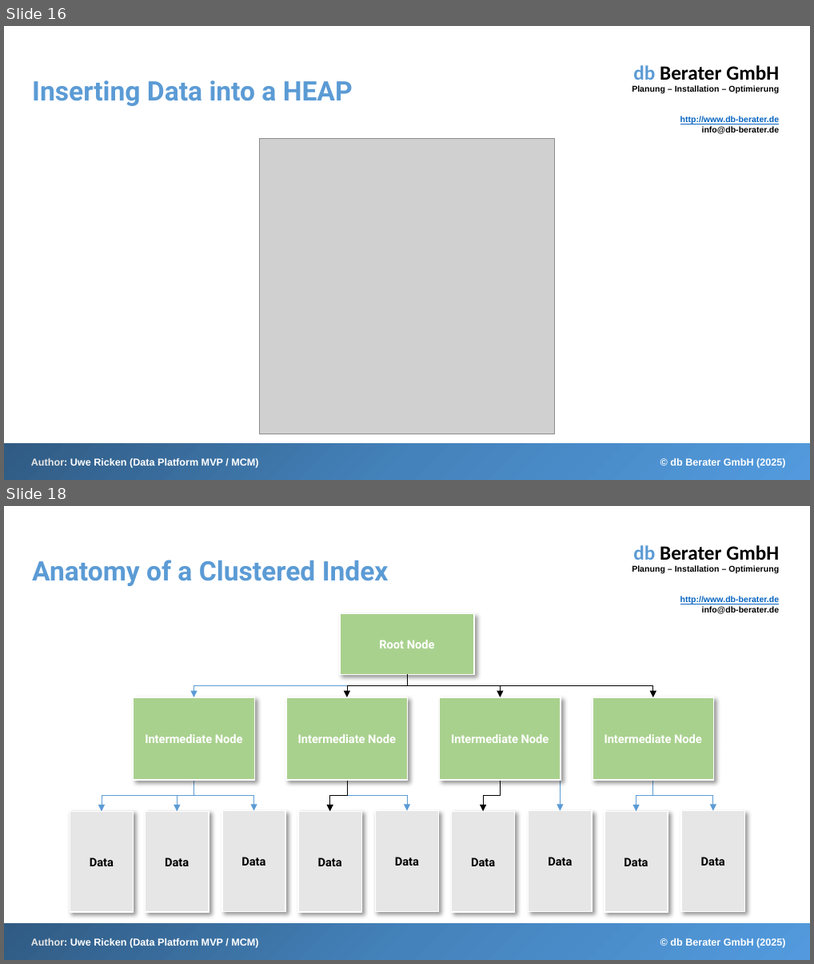
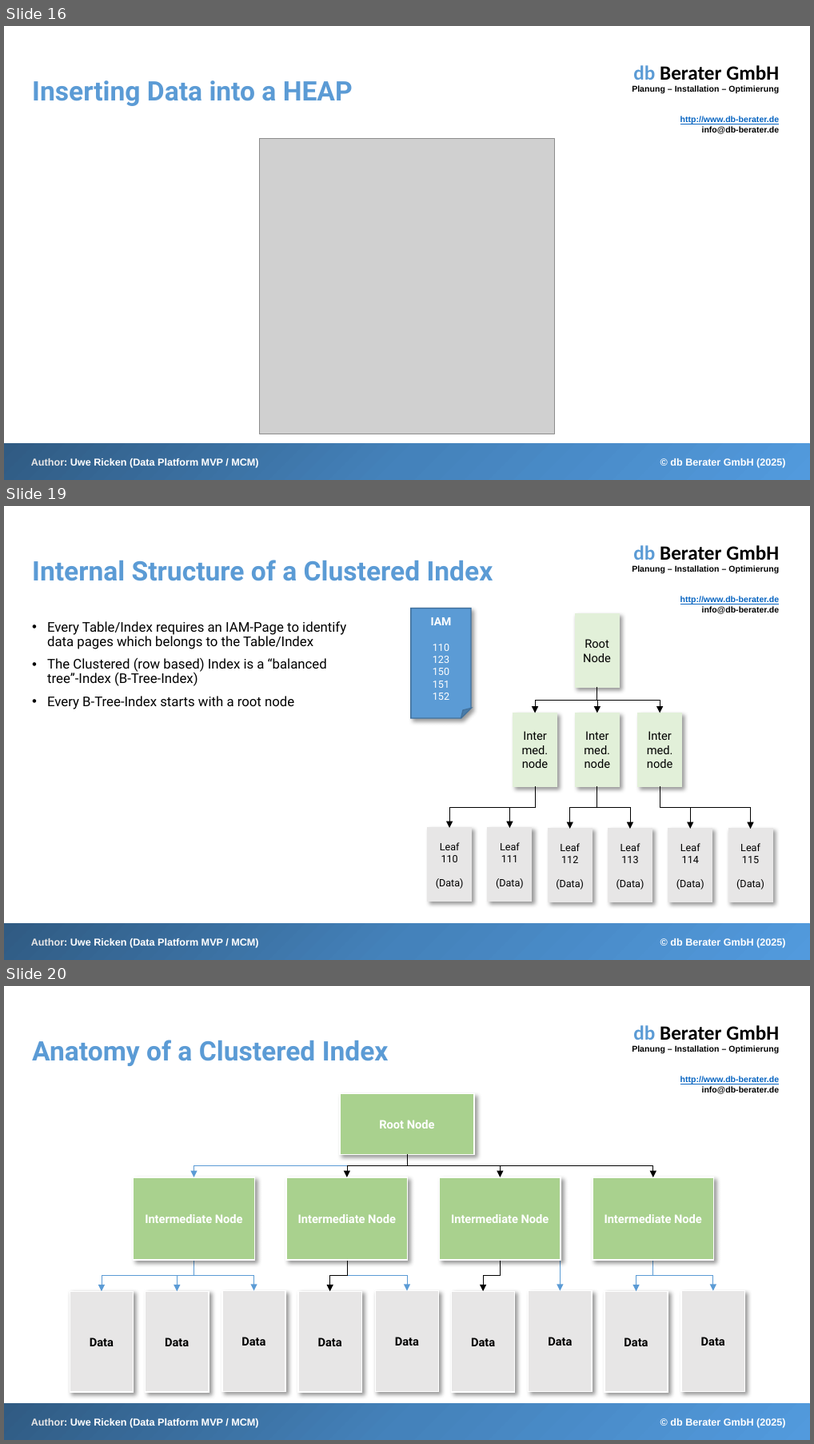
Before and after one commit to db-berater/Demystifying-clustered-indexes, a slide deck: 01 - Documents and Preparation/Demystifying Clustered Indexes.pptx. Shown one above the other, each under a label of ours: slides 16 and 18 before the commit, slides 16, 19 and 20 after it; the slides between them are not shown. The pictures are 814x964 and 814x1444 pixels, drawn with LibreOffice and Linux fonts; fonts in the diff are those of the drawing; grey boxes stand for pictures. Boxes give left, top, right and bottom in pixels: in the first picture for what was removed or moved away, otherwise in the second. Text is boxed around its words. In the diff, an @@ line names an element or a change of style, - is before the commit and + after.

```diff
--- a/01 - Documents and Preparation/Demystifying Clustered Indexes.pptx
+++ b/01 - Documents and Preparation/Demystifying Clustered Indexes.pptx
@@ slide 19 added at (4, 506, 810, 960), background #FFFFFF; not listed: 4 template elements that a slide beside it also shows @@
@@ title added at (32, 560, 494, 581), 24 pt, text #5B9BD5, bold @@
+Internal Structure of a Clustered Index
@@ text added at (47, 621, 346, 709), 12 pt, text #000000 @@
+• Every Table/Index requires an IAM-Page to identify data pages which belongs to the Table/Index
+• The Clustered (row based) Index is a “balanced tree”-Index (B-Tree-Index)
+• Every B-Tree-Index starts with a root node
@@ folded corner added at (411, 608, 472, 718), fill #5B9BD5, outline #43739E 1 pt, 9 pt, text #FFFFFF @@
+IAM
+110
+123
+150
+151
+152
@@ rectangle added at (576, 614, 619, 688), fill #E2F0D9, outline #E2F0D9 1 pt, 10.5 pt, text #000000 @@
+Root
+Node
@@ elbow arrow added from (598, 688) to (535, 712), #000000 0.5 pt @@
@@ elbow arrow added from (598, 688) to (598, 712), #000000 0.5 pt @@
@@ elbow arrow added from (598, 688) to (661, 712), #000000 0.5 pt @@
@@ rectangle added at (514, 712, 557, 786), fill #E2F0D9, outline #E2F0D9 1 pt, 10.5 pt, text #000000 @@
+Inter
+med.
+node
@@ rectangle added at (576, 712, 619, 786), fill #E2F0D9, outline #E2F0D9 1 pt, 10.5 pt, text #000000 @@
+Inter
+med.
+node
@@ rectangle added at (638, 712, 682, 786), fill #E2F0D9, outline #E2F0D9 1 pt, 10.5 pt, text #000000 @@
+Inter
+med.
+node
@@ elbow arrow added from (535, 786) to (450, 828), #000000 0.5 pt @@
@@ elbow arrow added from (535, 786) to (510, 828), #000000 0.5 pt @@
@@ elbow arrow added from (598, 786) to (570, 828), #000000 0.5 pt @@
@@ elbow arrow added from (598, 786) to (630, 828), #000000 0.5 pt @@
@@ elbow arrow added from (661, 786) to (690, 828), #000000 0.5 pt @@
@@ elbow arrow added from (661, 786) to (750, 828), #000000 0.5 pt @@
@@ rectangle added at (428, 828, 472, 901), fill #E7E6E6, outline #E7E6E6 1 pt, 9 pt, text #000000 @@
+Leaf
+110
+(Data)
@@ rectangle added at (488, 828, 531, 901), fill #E7E6E6, outline #E7E6E6 1 pt, 9 pt, text #000000 @@
+Leaf
+111
+(Data)
@@ rectangle added at (548, 828, 592, 902), fill #E7E6E6, outline #E7E6E6 1 pt, 9 pt, text #000000 @@
+Leaf
+112
+(Data)
@@ rectangle added at (609, 828, 652, 902), fill #E7E6E6, outline #E7E6E6 1 pt, 9 pt, text #000000 @@
+Leaf
+113
+(Data)
@@ rectangle added at (669, 828, 712, 902), fill #E7E6E6, outline #E7E6E6 1 pt, 9 pt, text #000000 @@
+Leaf
+114
+(Data)
@@ rectangle added at (729, 828, 773, 902), fill #E7E6E6, outline #E7E6E6 1 pt, 9 pt, text #000000 @@
+Leaf
+115
+(Data)
@@ what was slide 18 is now slide 20 @@
```
Also in this commit, not shown: 1 slide changed, 2 other slides added, 1 slide removed, 8 other files.
